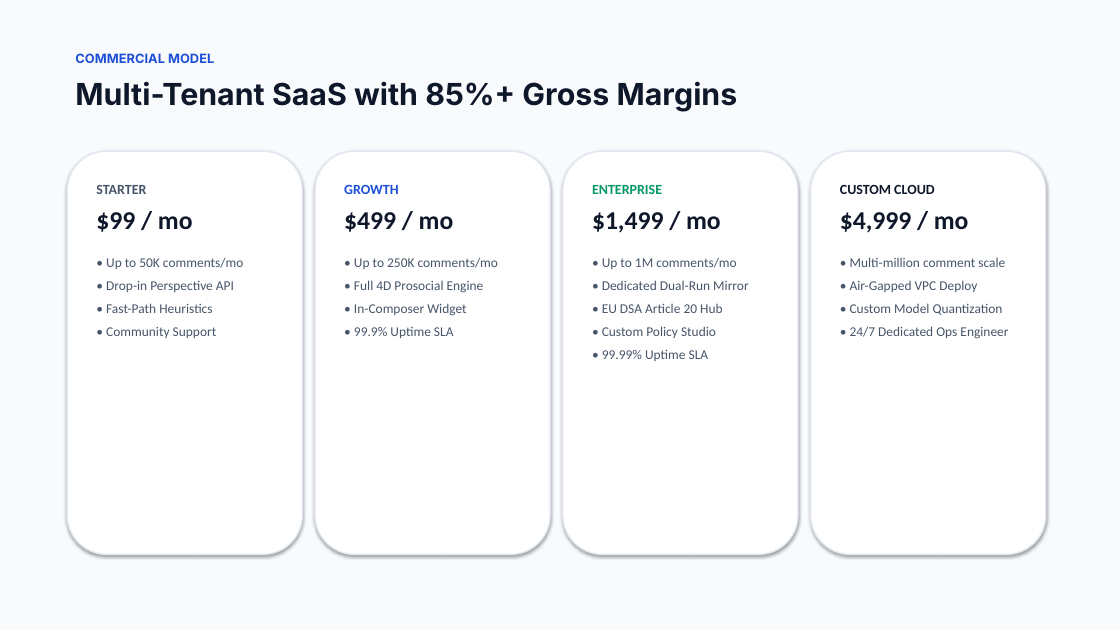
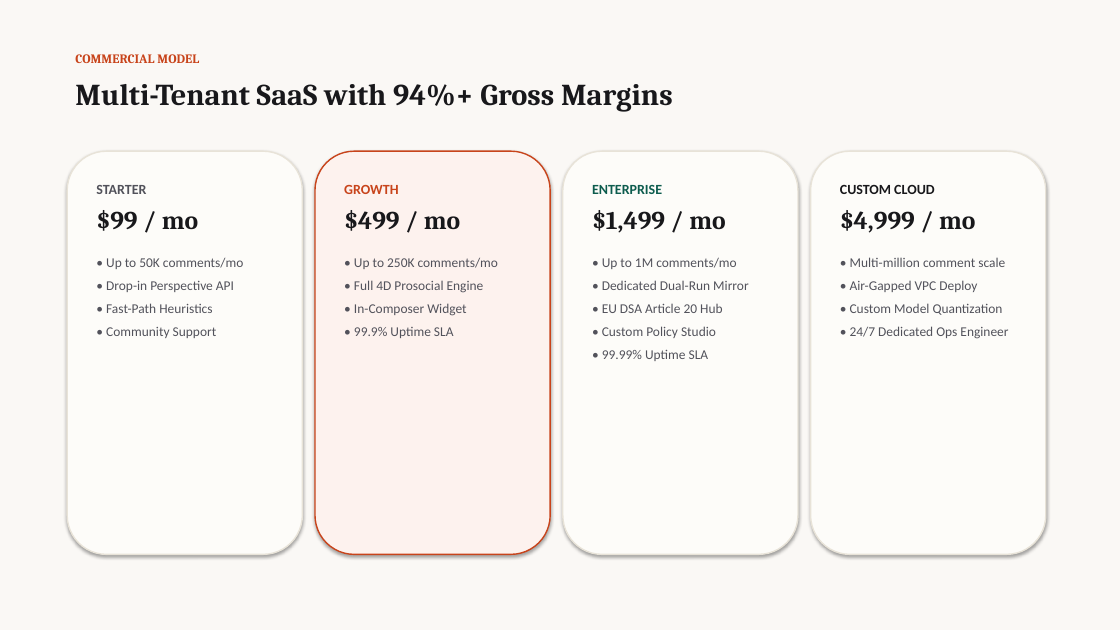
Before and after one commit to bhaskarpandey2708/beyond-likes, a slide deck: slide 8 of brand/Normative_Intelligence_Pitch_Deck.pptx. Drawn at 1120x630 pixels with LibreOffice and Linux fonts; fonts in the diff are those of the drawing. Boxes give left, top, right and bottom in pixels: in the first picture for what was removed or moved away, otherwise in the second. Text is boxed around its words. In the diff, an @@ line names an element or a change of style, - is before the commit and + after.

Commit message:
Refactor Pitch Deck and Docs Studio to Warm Terracotta and Linen Editorial design system

```diff
--- a/brand/Normative_Intelligence_Pitch_Deck.pptx
+++ b/brand/Normative_Intelligence_Pitch_Deck.pptx
@@ rectangle at [0,0,1120,630]: fill #F8FAFC to #FAF8F5 @@
@@ text "COMMERCIAL MODEL" at [75,54,199,63]: font Inter to Cambria, text colour #1D4ED8 to #C8441B @@
@@ text at [75,84,673,112]: text changed; font Inter to Cambria; text colour #0F172A to #18181B @@
-Multi-Tenant SaaS with 85%+ Gross Margins
+Multi-Tenant SaaS with 94%+ Gross Margins
@@ fill #FFFFFF to #FDFCF9; outline #E2E8F0 1.2 pt to #E8E3D8 1.2 pt in 3 elements at [563,151,798,555], [811,151,1046,555], [67,151,302,555] @@
@@ text "STARTER" at [96,185,243,338]: text colour #475569 to #52525B; font Calibri to Cambria, text colour #0F172A to #18181B in "$99 / mo" @@
@@ rounded rectangle at [315,151,550,555]: fill #FFFFFF to #FDF2EE; outline #E2E8F0 1.2 pt to #C8441B 1.2 pt @@
@@ text "GROWTH" at [344,185,498,338]: text colour #1D4ED8 to #C8441B in "GROWTH"; font Calibri to Cambria, text colour #0F172A to #18181B in "$499 / mo"; text colour #475569 to #52525B in "• Up to 250K comments/mo", "• Full 4D Prosocial Engine", "• In-Composer Widget", "• 99.9% Uptime SLA" @@
@@ text "ENTERPRISE" at [592,185,748,361]: text colour #059669 to #0D5C4E in "ENTERPRISE"; font Calibri to Cambria, text colour #0F172A to #18181B in "$1,499 / mo"; text colour #475569 to #52525B in "• Up to 1M comments/mo", "• Dedicated Dual-Run Mirror", "• EU DSA Article 20 Hub", "• Custom Policy Studio" and 1 more places @@
@@ text "CUSTOM CLOUD" at [840,185,1008,339]: text colour #0F172A to #18181B in "CUSTOM CLOUD", "$4,999 / mo"; font Calibri to Cambria in "$4,999 / mo"; text colour #475569 to #52525B in "• Multi-million comment scale", "• Air-Gapped VPC Deploy", "• Custom Model Quantization", "• 24/7 Dedicated Ops Engineer" @@
```
Also in this commit, not shown: 11 other slides changed, 5 other files.
